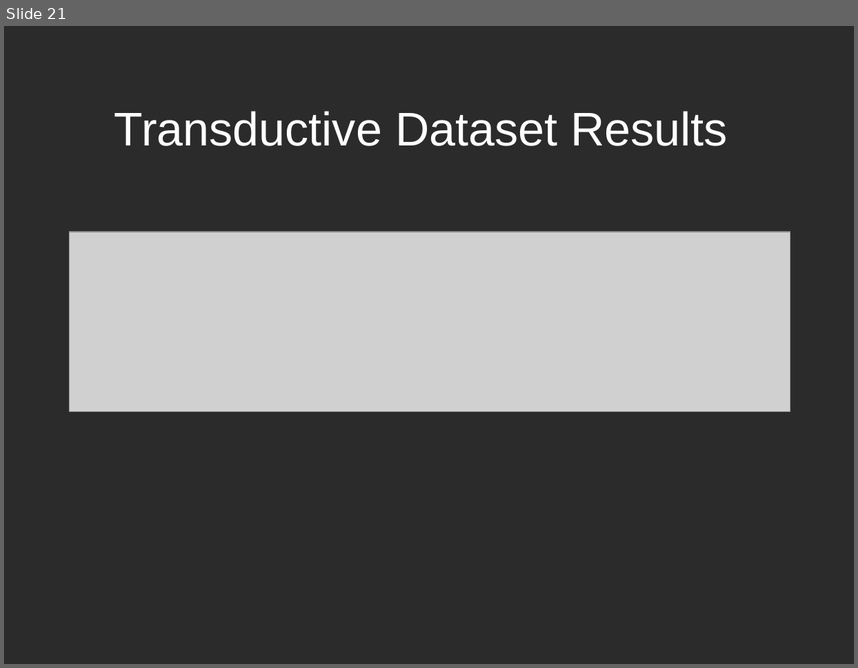
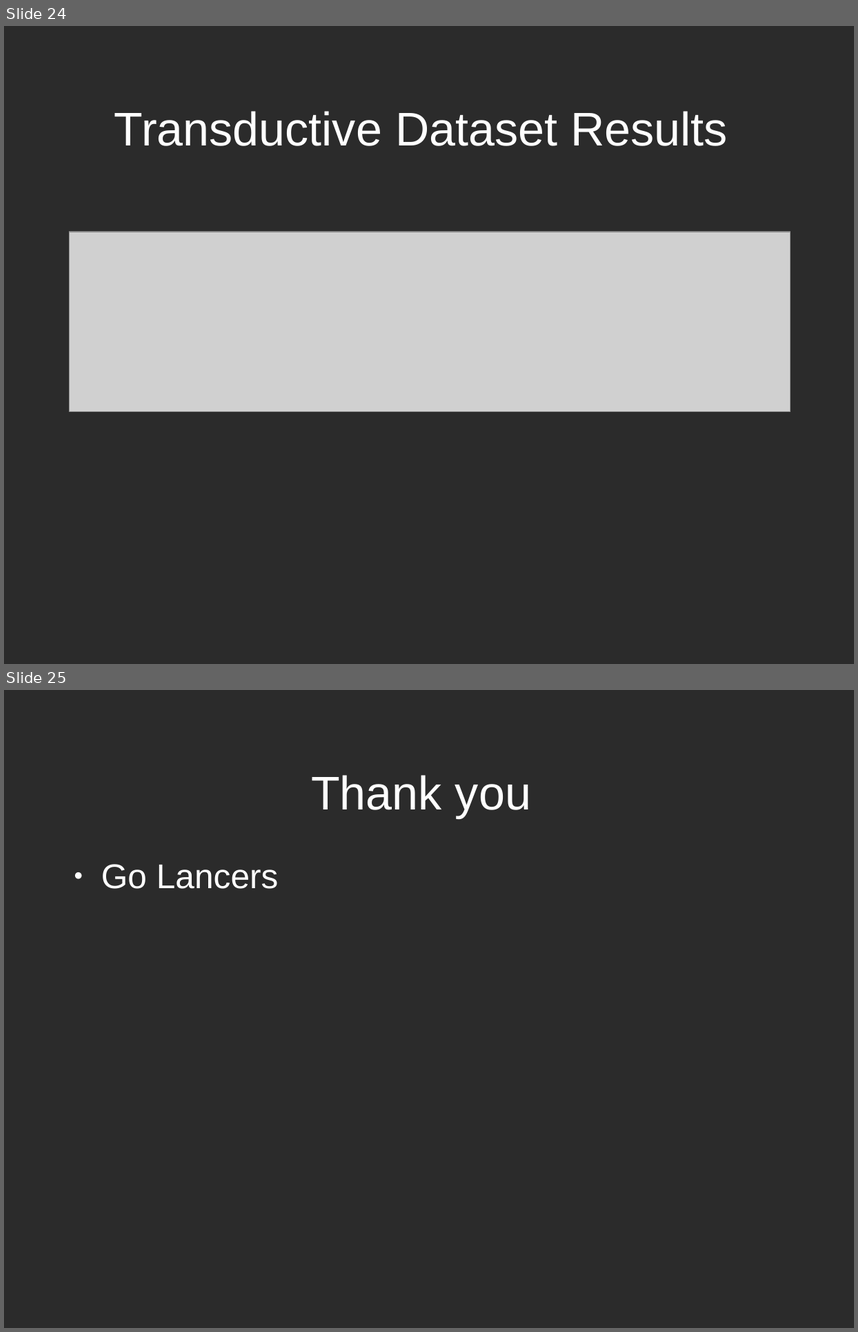
Before and after one commit to jaemuzzin/plagnn, a slide deck: presentation final.odp. Shown one above the other, each under a label of ours: slide 21 before the commit, slides 24 and 25 after it. The pictures are 858x668 and 858x1332 pixels, drawn with LibreOffice and Linux fonts; fonts in the diff are those of the drawing; grey boxes stand for pictures; background and template pictures are left out; a plain dark background stands for a picture behind light text. Boxes give left, top, right and bottom in pixels: in the first picture for what was removed or moved away, otherwise in the second. Text is boxed around its words. In the diff, an @@ line names an element or a change of style, - is before the commit and + after.

```diff
--- a/presentation final.odp
+++ b/presentation final.odp
@@ slide 25 added at <box>4,690,854,1328</box>, background picture (left out) @@
@@ title added at <box>311,775,531,818</box>, 44 pt, text #FFFFFF @@
+Thank you
@@ text added at <box>101,864,279,889</box>, 32 pt, text #FFFFFF @@
+● Go Lancers
@@ what was slide 21 is now slide 24 @@
```
Also in this commit, not shown: 1 slide changed, 3 other slides added, 1 other file.
